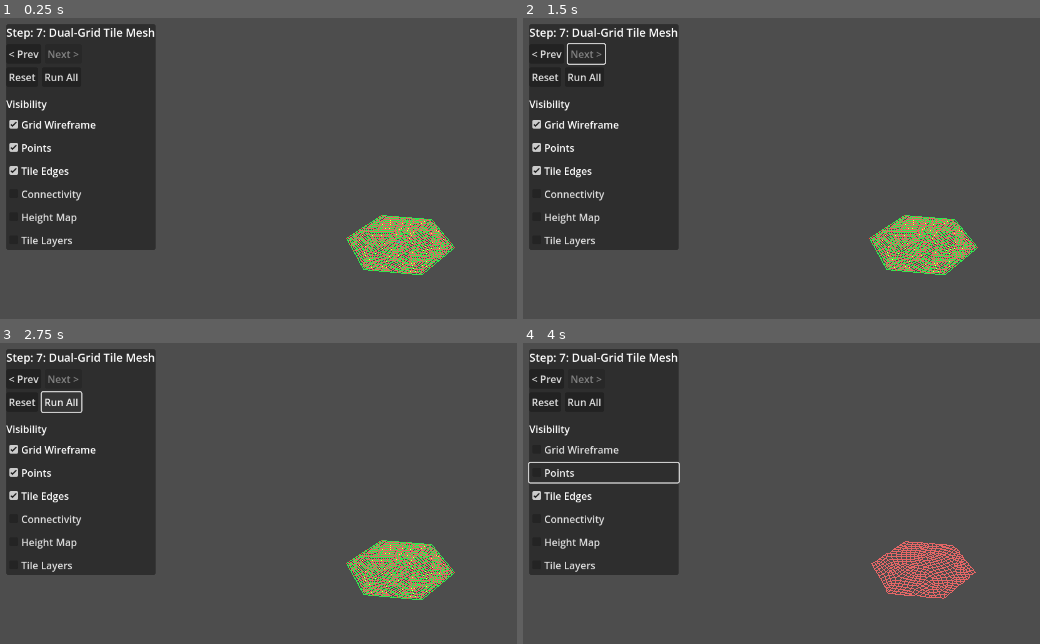
Above: before the commit, frames 1-4 (two rows, left to right).
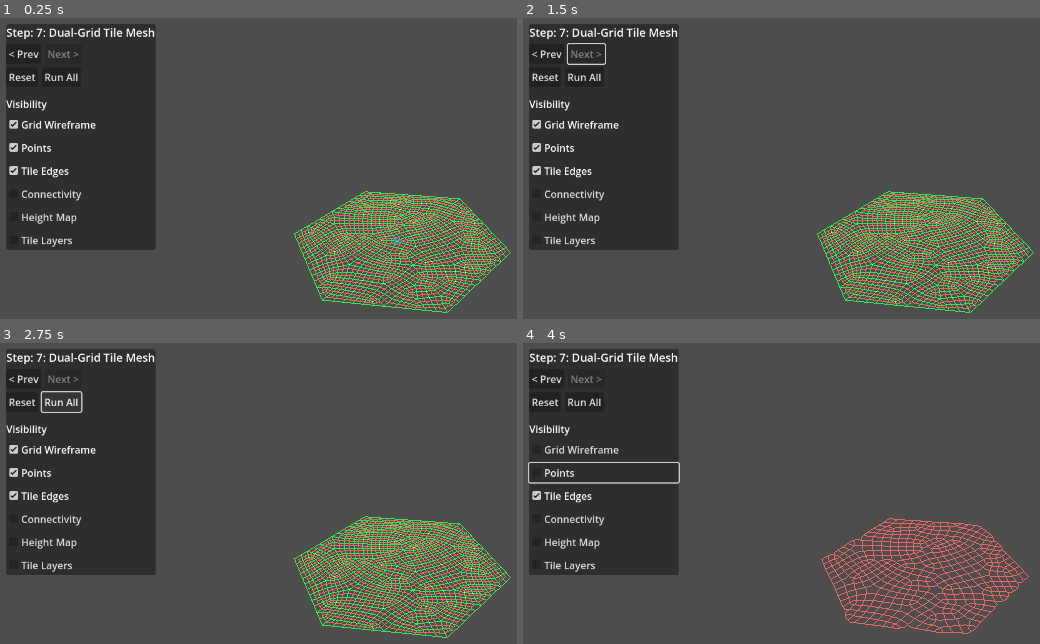
Above: after the commit, the same moments.

Repository: lucasbiancogs/map_generation
Game: Godot game, scene res://scenes/organic_grid.tscn
Same seed, same stepped clock (60 frames per second), same inputs: the game is played once before the commit and once after it.
Inputs:
- Up to frame 1 (0.25 s): no input
- Up to frame 2 (1.5 s): click "< Prev" at 0.5 s; click "Next >" at 1.25 s
- Up to frame 3 (2.75 s): click "Run All" at 2 s
- Up to frame 4 (4 s): click "Grid Wireframe" at 2.75 s; click "Points" at 3.5 s

The runs differ from the first frame. In frame 1, 6.8% of the frame differs, in the area x 56-99%, y 57-99%; in frame 2, 6.8%; in frame 3, 6.8%; in frame 4, 3.8%.

Commit message:
Update default hex_size from 1.0 to 2.0

Diff:
--- a/scripts/organic_grid.gd
+++ b/scripts/organic_grid.gd
@@ -2,7 +2,7 @@
 extends BaseGrid
 
 ## Distance from center to hex vertex.
-@export_range(0.5, 20.0) var hex_size: float = 1.0
+@export_range(0.5, 20.0) var hex_size: float = 2.0
 ## Number of concentric rings per patch.
 @export_range(1, 10) var iterations_count: int = 6
 ## Seed for random triangle merging.
